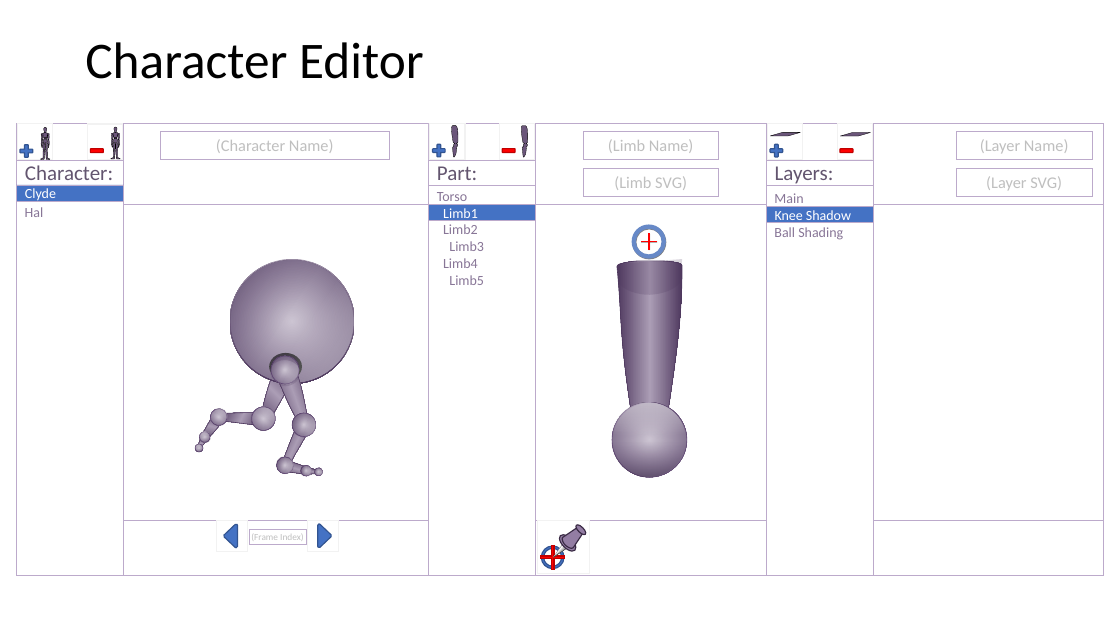
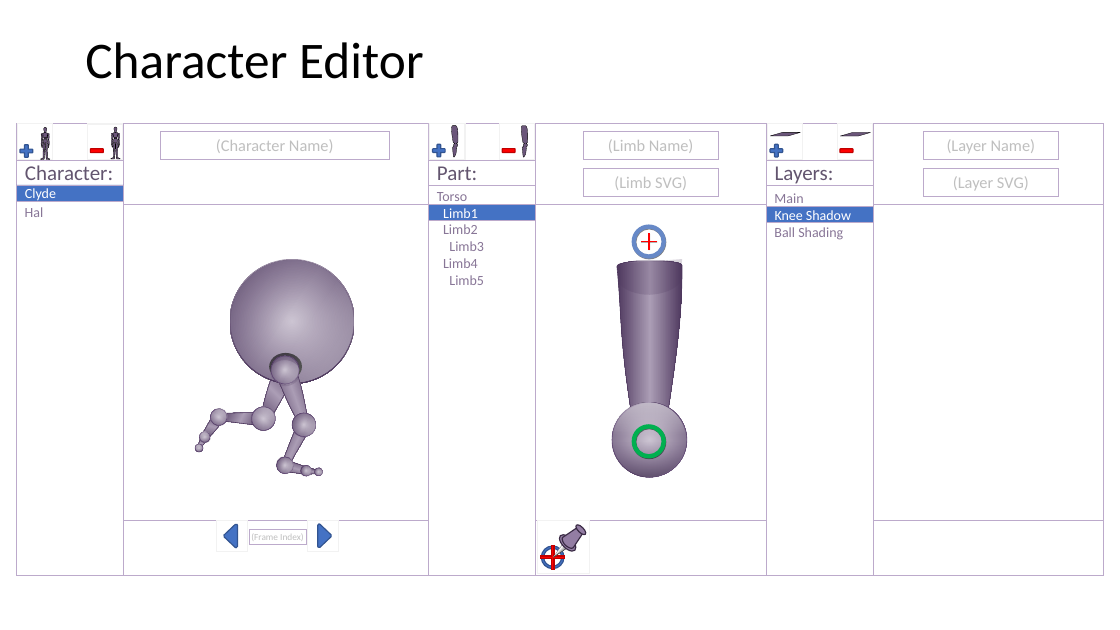
Before and after one commit to MillerMark/CodeRushed-1, a slide deck: slide 18 of Design Notes/Game 1 - Vector Artwork.pptx. Drawn at 1120x630 pixels with LibreOffice and Linux fonts; fonts in the diff are those of the drawing. Boxes give left, top, right and bottom in pixels: in the first picture for what was removed or moved away, otherwise in the second. Text is boxed around its words. In the diff, an @@ line names an element or a change of style, - is before the commit and + after.

```diff
--- a/Design Notes/Game 1 - Vector Artwork.pptx
+++ b/Design Notes/Game 1 - Vector Artwork.pptx
@@ rectangle "(Layer Name)": place and size @@
-rectangle "(Layer Name)" at [957,131,1092,159]
+rectangle "(Layer Name)" at [923,131,1059,159]
@@ rectangle "(Layer SVG)": place and size @@
-rectangle "(Layer SVG)" at [957,168,1092,196]
+rectangle "(Layer SVG)" at [923,168,1059,196]
@@ freeform shape added at [632,425,666,460], fill #000000 at 50% opacity @@
@@ freeform shape added at [632,424,666,459], fill #00B050 @@
```
Also in this commit, not shown: 5 other files.
